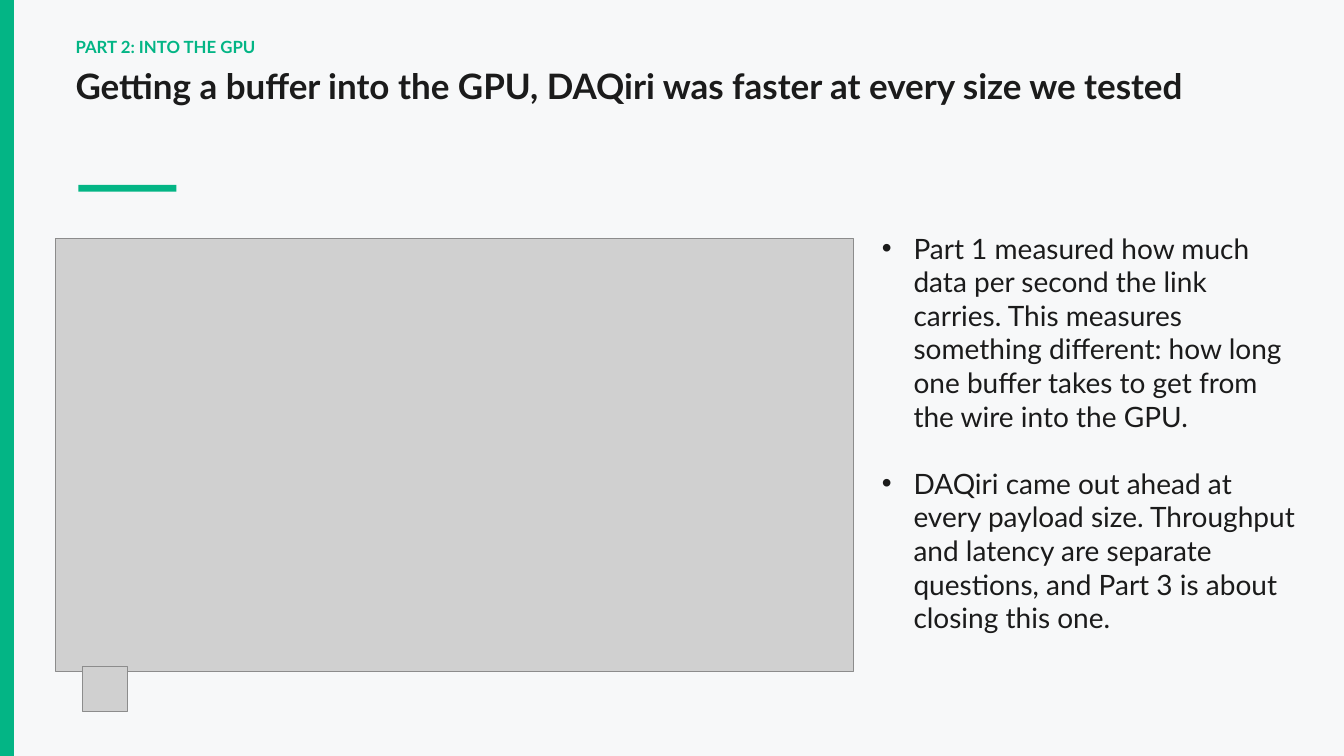
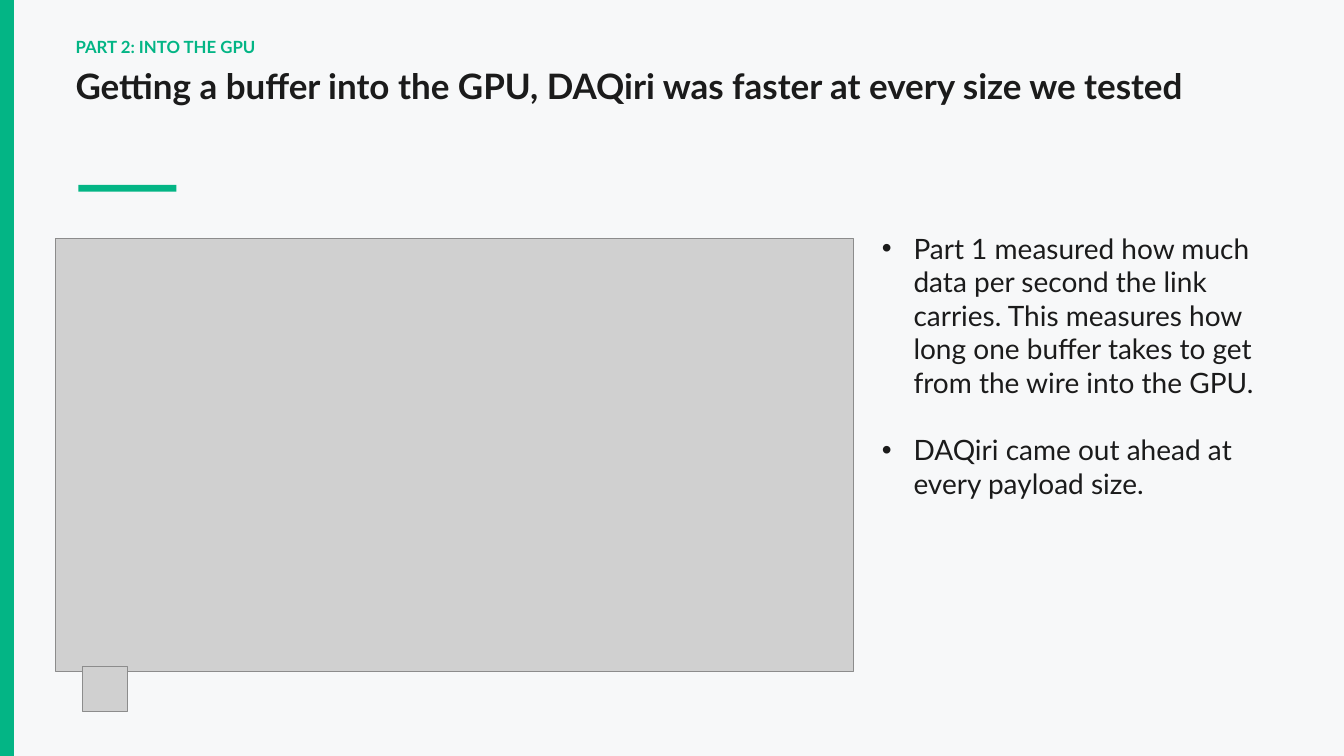
Before and after one commit to dvthomas01/DAQIRI_v_GRPC, a slide deck: slide 7 of presentation/Intern_showcase_Dami.pptx. Drawn at 1344x756 pixels with LibreOffice and Linux fonts; fonts in the diff are those of the drawing; grey boxes stand for pictures. Boxes give left, top, right and bottom in pixels: in the first picture for what was removed or moved away, otherwise in the second. Text is boxed around its words. In the diff, an @@ line names an element or a change of style, - is before the commit and + after.

```diff
--- a/presentation/Intern_showcase_Dami.pptx
+++ b/presentation/Intern_showcase_Dami.pptx
@@ text at (914,238,1253,499): text changed @@
-• Part 1 measured how much data per second the link carries. This measures something different: how long one buffer takes to get from the wire into the GPU.
-• DAQiri came out ahead at every payload size. Throughput and latency are separate questions, and Part 3 is about closing this one.
+• Part 1 measured how much data per second the link carries. This measures how long one buffer takes to get from the wire into the GPU.
+• DAQiri came out ahead at every payload size.
```
Also in this commit, not shown: 5 other slides changed, 6 slides added, 2 slides removed, 7 other files.
